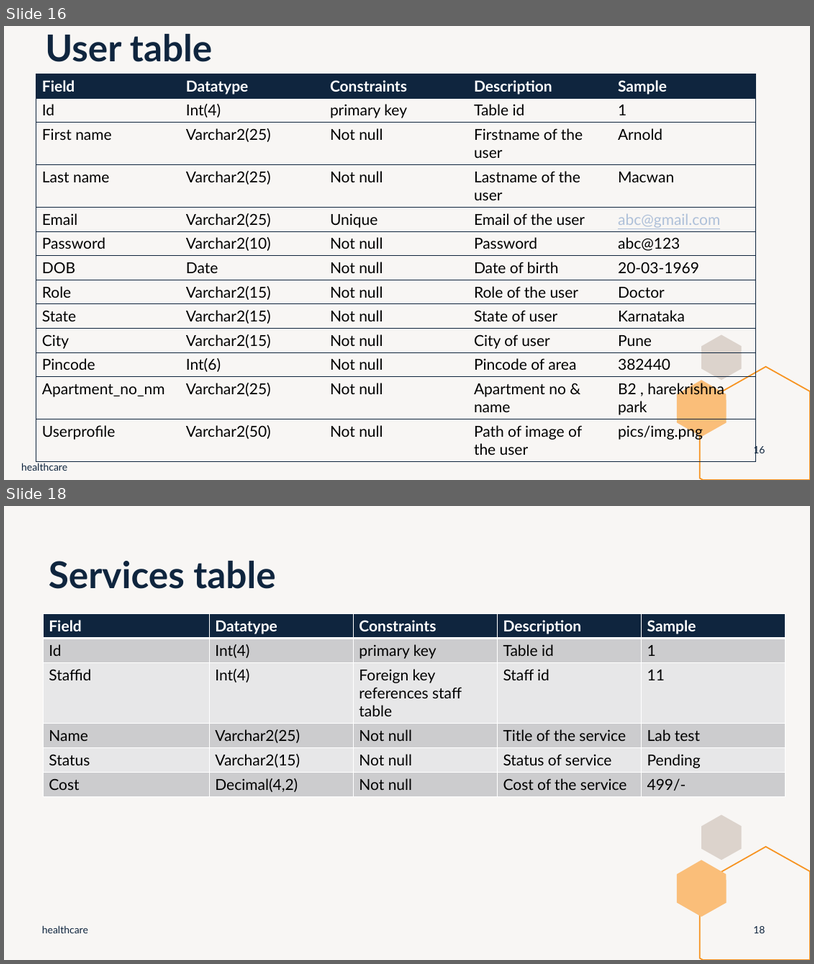
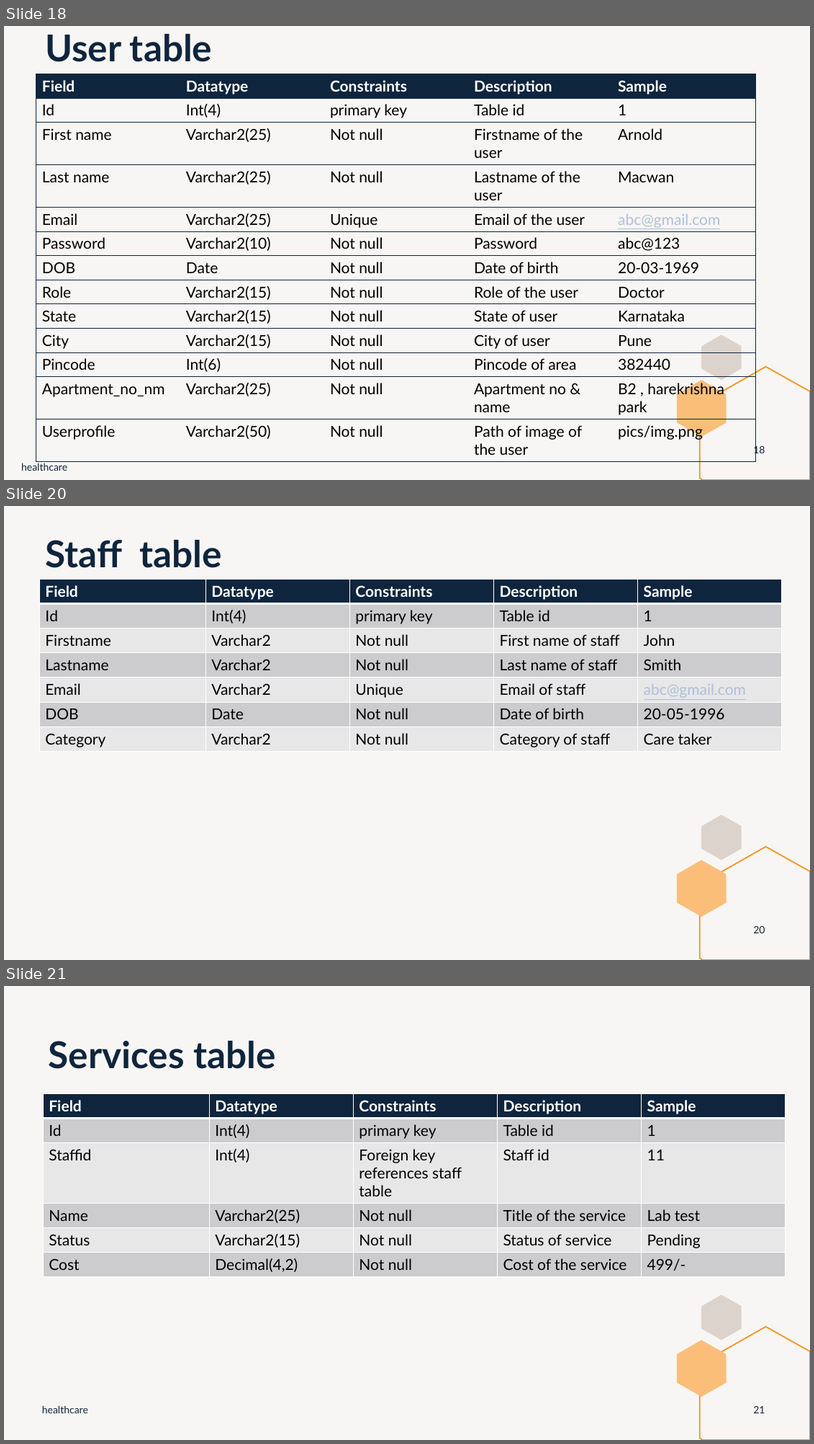
Before and after one commit to arnoldhere/healthcare_using_django, a slide deck: Doc/HealthCare.pptx. Shown one above the other, each under a label of ours: slides 16 and 18 before the commit, slides 18, 20 and 21 after it; the slides between them are not shown. The pictures are 814x964 and 814x1444 pixels, drawn with LibreOffice and Linux fonts; fonts in the diff are those of the drawing. Boxes give left, top, right and bottom in pixels: in the first picture for what was removed or moved away, otherwise in the second. Text is boxed around its words. In the diff, an @@ line names an element or a change of style, - is before the commit and + after.

```diff
--- a/Doc/HealthCare.pptx
+++ b/Doc/HealthCare.pptx
@@ slide 20 added at [4, 506, 810, 960], background #DCD3CC at 20% opacity; not listed: 3 template elements that a slide beside it also shows @@
@@ title added at [45, 540, 221, 568], 44 pt, text #0F253E, bold @@
+Staff table
@@ table added at [39, 579, 782, 751], 7 rows, 5 columns @@
+Field | Datatype | Constraints | Description | Sample
+Id | Int(4) | primary key | Table id | 1
+Firstname | Varchar2 | Not null | First name of staff | John
+Lastname | Varchar2 | Not null | Last name of staff | Smith
+Email | Varchar2 | Unique | Email of staff | abc@gmail.com
+DOB | Date | Not null | Date of birth | 20-05-1996
+Category | Varchar2 | Not null | Category of staff | Care taker
@@ page number added at [754, 926, 765, 933], 12 pt, text #0F253E @@
+20
@@ what was slide 16 is now slide 18 @@
@@ page number at [754, 444, 765, 456]: text changed @@
-16
+18
@@ what was slide 18 is now slide 21 @@
@@ page number at [754, 1406, 765, 1413]: text changed @@
-18
+21
```
Also in this commit, not shown: 1 slide changed, 2 other slides added, 9 other files.
